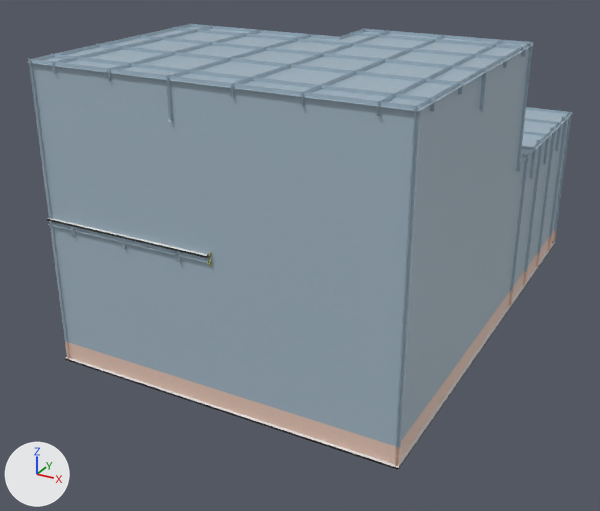
The Blender file VRTrainer/Assets/$TheProject/Presets/trainer.blend, before and after one commit.
Rendered twice from a 50 mm lens placed at (6.76, -17.68, 7.21), pointed at (0.21, -5.78, 1.26). Every picture has the same lights, and +X, +Y and +Z are marked at lower left.

In view in the first picture: 'TeleportArea', 'deck', 'i-beam', 'roof', 'wall'.
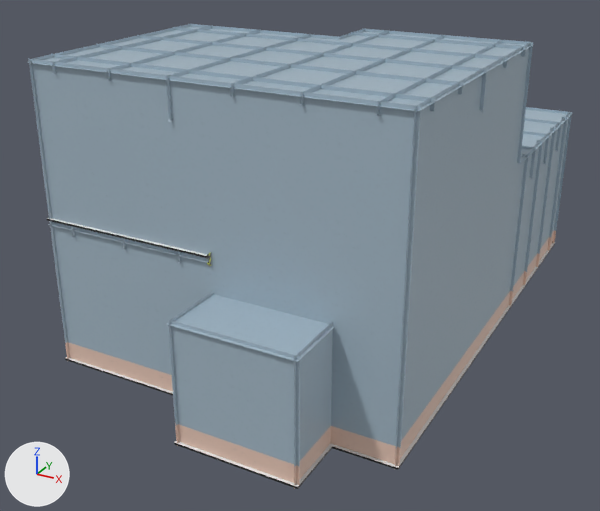
Where the newer file only moved an object's origin or applied its transform, the numbers keep the older frame.

Where the change shows, as pixel boxes (x1, y1, x2, y2) in the pictures (600 x 511 px; the box of a moved part takes in the faces that stretch with it):
'wall', reshaped: before (28, 24, 572, 466); after (28, 24, 572, 489)
'TeleportArea', reshaped (8% taller): before (66, 243, 554, 468); after (66, 243, 554, 487)
'deck', reshaped (8% taller): before (47, 219, 555, 470); after (47, 219, 555, 489)
part 1 of me_plane, built on: before (214, 406, 387, 464); after (174, 441, 387, 487)
part 2 of me_cube_054, added: after (174, 443, 332, 489)
part 3 of me_cube_054, moved or reshaped: (169, 393, 386, 465) in both
part 4 of me_cube_055, added: after (172, 384, 235, 462)
part 5 of me_cube_055, added: after (233, 403, 300, 488)
part 6 of me_cube_055, added: after (294, 388, 330, 489)
part 7 of me_cube_055, added (blue): after (168, 320, 233, 403)
part 8 of me_cube_055, added (blue): after (231, 337, 300, 425)
part 9 of me_cube_055, added (blue): after (294, 324, 331, 425)
part 10 of me_cube_055, built on: before (210, 290, 336, 444); after (168, 290, 336, 446)
part 11 of me_cube_049, added (blue): after (166, 296, 269, 342)
part 12 of me_cube_049, added (blue): after (230, 311, 334, 362)

Patch to the scene script:
```diff
--- a/VRTrainer/Assets/$TheProject/Presets/trainer.blend.py
+++ b/VRTrainer/Assets/$TheProject/Presets/trainer.blend.py
@@ mat_painted_metal_005 @@
+mat_painted_metal_005 = bpy.data.materials.new('painted-metal.005')
+# uses the picture img_painted_metal_2m_albedo_png_005
+# uses the picture img_painted_metal_2m_normal_png_005
@@ me_cube_055 @@
-me_cube_055.from_pydata(...)  # 934 vertices, 469 faces; spans x -3.0..3.0, y -4.0..5.0, z -4.0..1.0
+me_cube_055.from_pydata(...)  # 962 vertices, 476 faces; spans x -3.0..3.0, y -5.0..5.0, z -4.0..1.0
+# me_cube_055 part 4: the loose piece of 4 vertices spanning x 0.0..1.0, y -3.95, z -4.0..-3.0 is copied, and the copy is moved by (0.0, -1.0, 0.0); it spans x 0.0..1.0, y -4.95, z -4.0..-3.0
+# me_cube_055 part 5: the loose piece of 4 vertices spanning x 1.0..2.0, y -3.95, z -4.0..-3.0 is copied, and the copy is moved by (0.0, -1.0, 0.0); it spans x 1.0..2.0, y -4.95, z -4.0..-3.0
+# me_cube_055 part 6: the loose piece of 4 vertices spanning x 2.95, y -4.0..-3.0, z -4.0..-3.0 is copied, and the copy is moved by (-1.0, -1.0, 0.0); it spans x 1.95, y -5.0..-4.0, z -4.0..-3.0
+# me_cube_055 part 7: the loose piece of 4 vertices spanning x 0.0..1.0, y -3.95, z -3.0..-2.0 is copied, and the copy is moved by (0.0, -1.0, 0.0); it spans x 0.0..1.0, y -4.95, z -3.0..-2.0
+# me_cube_055 part 8: the loose piece of 4 vertices spanning x 1.0..2.0, y -3.95, z -3.0..-2.0 is copied, and the copy is moved by (0.0, -1.0, 0.0); it spans x 1.0..2.0, y -4.95, z -3.0..-2.0
+# me_cube_055 part 9: the loose piece of 4 vertices spanning x 2.95, y -4.0..-3.0, z -3.0..-2.0 is copied, and the copy is moved by (-1.0, -1.0, 0.0); it spans x 1.95, y -5.0..-4.0, z -3.0..-2.0
+# me_cube_055 part 10: 6 vertices removed from x 1.0, y -3.95, z -4.0..-3.0; 34 vertices added at x 0.05..1.95, y -5.0..-3.95, z -4.0..-2.0
 me_cube_055.materials.append(mat_painted_metal)
@@ me_cube_054 @@
-me_cube_054.from_pydata(...)  # 304 vertices, 226 faces; spans x -3.0..3.0, y -7.0..2.0, z 0.02..2.55
+me_cube_054.from_pydata(...)  # 312 vertices, 231 faces; spans x -3.0..3.0, y -8.0..2.0, z 0.02..2.55
+# me_cube_054 part 2: the loose piece of 8 vertices spanning x 1.0..3.0, y -7.0..-6.0, z 0.02..0.05 is copied, and the copy is moved by (-1.0, -1.0, 0.0); it spans x 0.0..2.0, y -8.0..-7.0, z 0.02..0.05
+# me_cube_054 part 3
+# 83 faces are deleted
+# 83 new faces join them
 me_cube_054.materials.append(mat_painted_deck)
@@ me_cube_049 @@
 me_cube_049.from_pydata(...)  # 204 vertices, 51 faces; spans x -3.0..3.0, y -9.0..0.0, z -0.55..1.95
+# me_cube_049 part 11: the loose piece of 4 vertices spanning x -1.0..0.0, y -9.0..-8.0, z -0.55 is copied, and the copy is moved by (1.0, -1.0, -0.5), in mat_painted_metal_005; it spans x 0.0..1.0, y -10.0..-9.0, z -1.05
+# me_cube_049 part 12: the loose piece of 4 vertices spanning x -1.0..0.0, y -9.0..-8.0, z -0.55 is copied, and the copy is moved by (2.0, -1.0, -0.5), in mat_painted_metal_005; it spans x 1.0..2.0, y -10.0..-9.0, z -1.05
 me_cube_049.materials.append(mat_painted_metal)
+me_cube_049.materials.append(mat_painted_metal_005)
@@ me_plane @@
 me_plane.from_pydata(...)  # 8 vertices, 3 faces; spans x -0.5..5.5, y -3.5..5.5, z 0.0
 # verts and faces of me_plane; kept vertices keep their numbers, new ones are numbered from 8
+# me_plane part 1
+delete_faces([(1, 4, 5, 3), (3, 5, 7, 6)])
+for new, old in zip([8, 9, 10], [1, 3, 6]): verts[new] = verts[old] + (2.0, 0.0, 0.0)
+verts[11] = (2.5, -4.5, 0.0)  # pixel (174, 442)
+verts[12] = (4.5, -4.5, 0.0)  # pixel (297, 487)
+faces += [(4, 5, 9, 8), (5, 7, 10, 9), (3, 9, 10, 6), (1, 8, 9, 3), (1, 11, 12, 8)]
```
